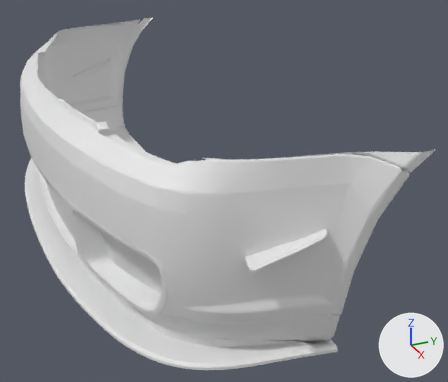
A saved change to the glTF model public/parts/wendtStrom_frontBumper_trackBase.glb.
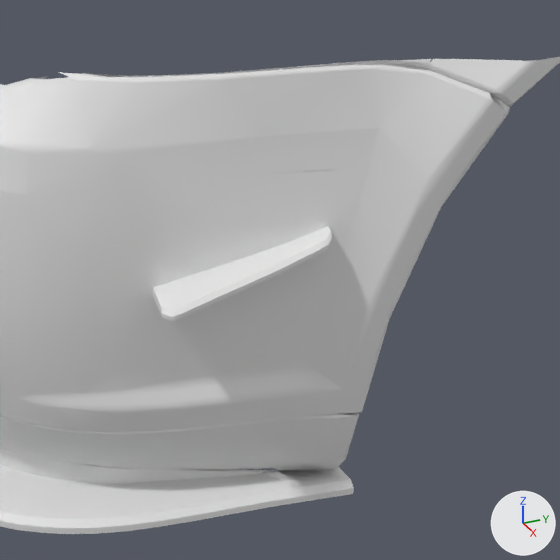
Old and new are each drawn whole from a 50 mm lens placed at (1.719, -2.316, 1.019), pointed at (0.157, -1.614, 0.238) and again close up on the part from 39% to 97% of the width and 33% to 100% of the height. Arrows for +X, +Y and +Z are at lower right; the lights stay in place. The last two pictures show the newer version. Where no turn or scale is listed for an object, it has been applied to the vertices. Vertices at exactly the same position are counted once.

Objects in the first close-up: 'frontBumper_trackBase'.
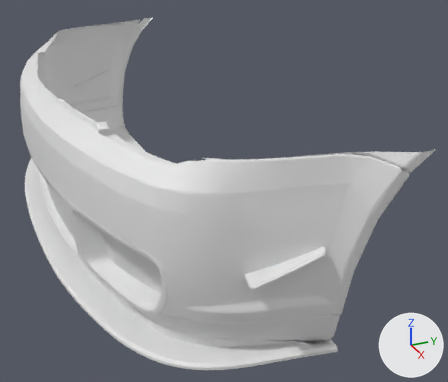
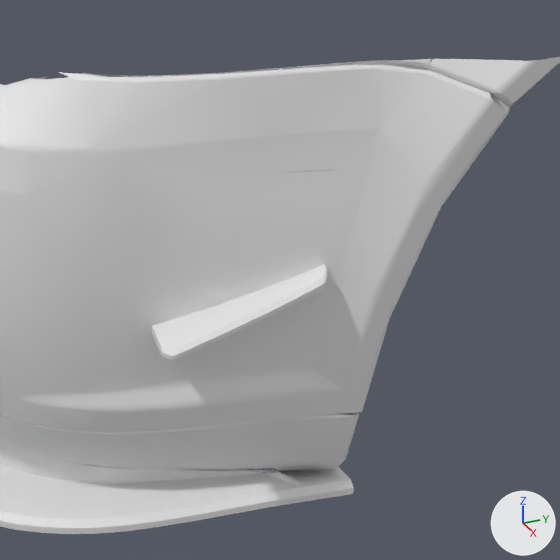
Commit message: Wendt Strom: Track Base and Track Mild canards lower

Edits to the bpy script that builds the scene:
```text
Change me_wendtstrom_frontbumper_trackbase:
    where me_wendtstrom_frontbumper_trackbase.from_pydata(...)  # 2180 vertices, 4147 faces; spans x -0.86..0.86, y -0.34..0.34, z -0.23..0.23
    used by ob_frontbumper_trackbase; location = (0.0, -1.821, 0.365)
    me_wendtstrom_frontbumper_trackbase part 1: the loose piece of 40 vertices spanning x 0.78..0.84, y -0.04..0.13, z 0.03..0.08 is moved by (0.0, 0.0, -0.04)
```

Location of each change, (x1, y1, x2, y2) in pixels of the close-ups (560 x 560 px; the box of a moved part takes in the faces that stretch with it):
part 1 of me_wendtstrom_frontbumper_trackbase, moved or reshaped: before (153, 226, 332, 321); after (152, 264, 327, 360)
